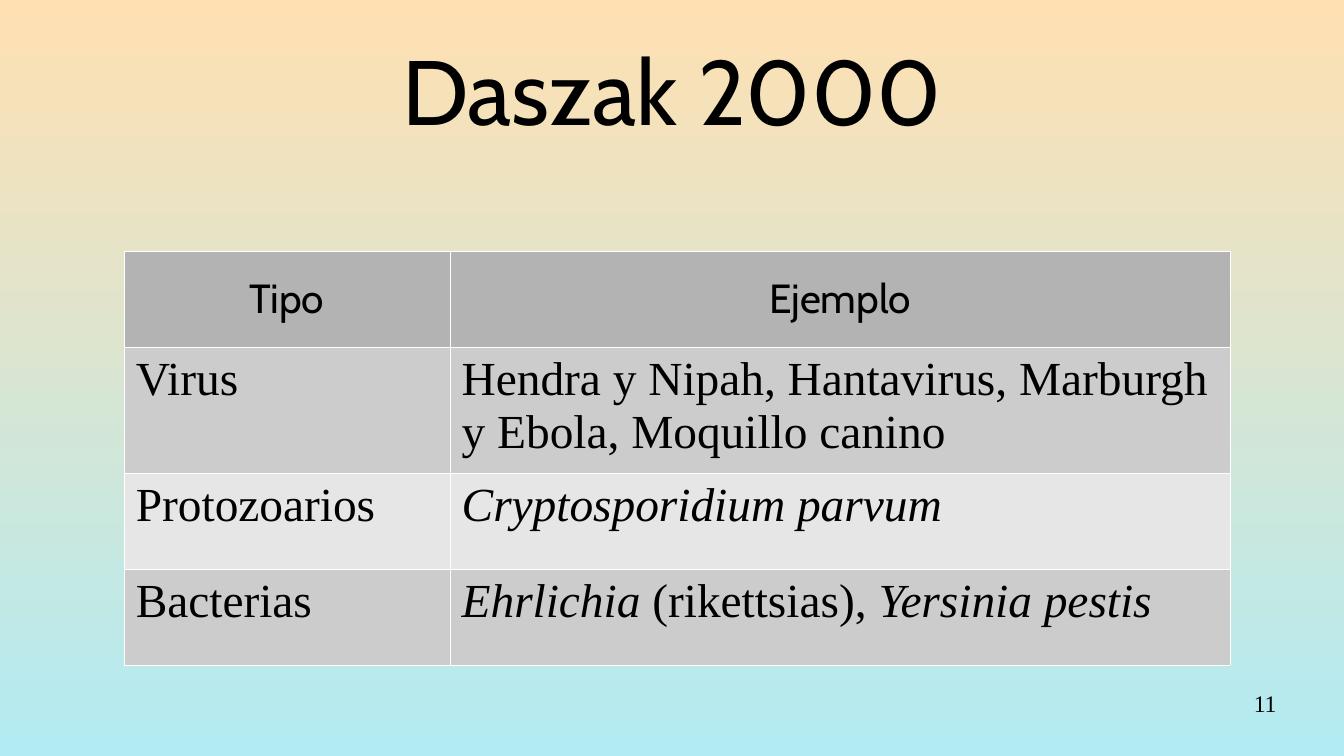
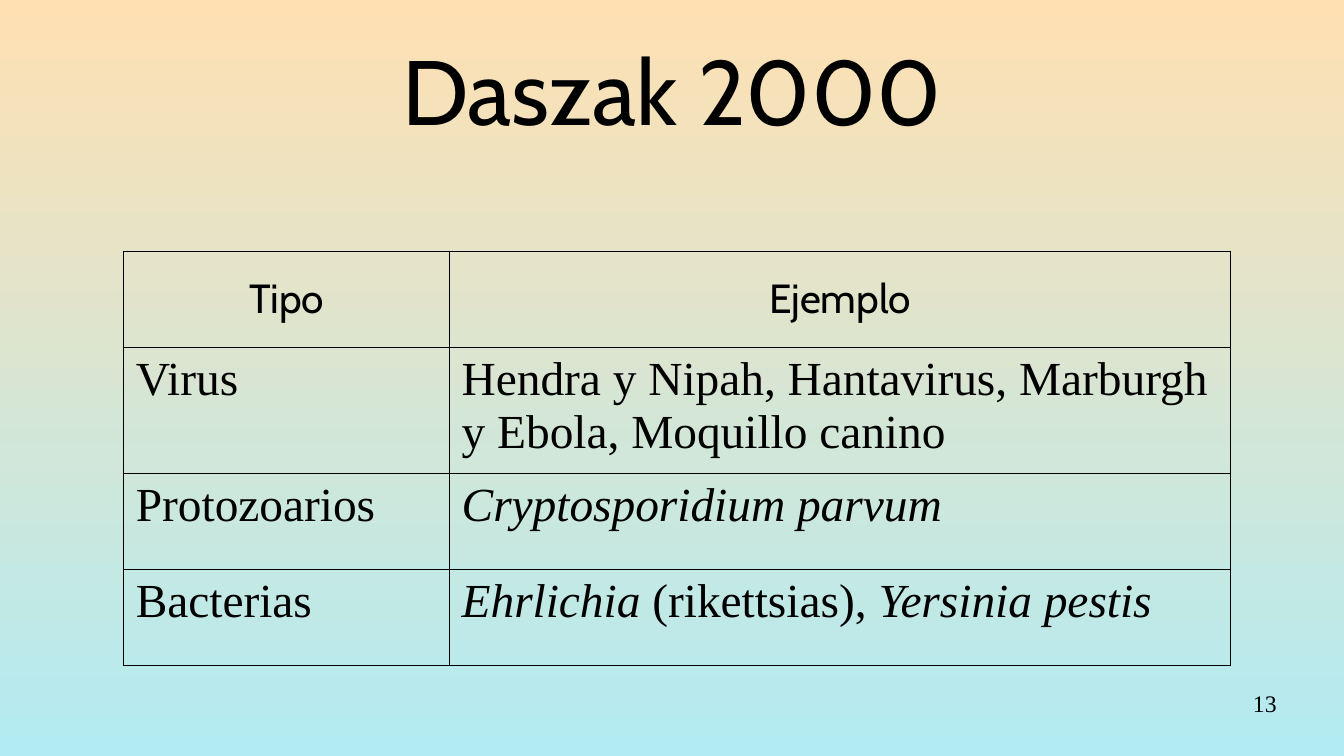
Before and after one commit to gerardommc/Medicina-Cons, a slide deck: slide 13 of Emergentes.odp (slide 11 before the commit). Drawn at 1344x756 pixels with LibreOffice and Linux fonts; fonts in the diff are those of the drawing. Boxes give left, top, right and bottom in pixels: in the first picture for what was removed or moved away, otherwise in the second. Text is boxed around its words. In the diff, an @@ line names an element or a change of style, - is before the commit and + after.

```diff
--- a/Emergentes.odp
+++ b/Emergentes.odp
@@ table at <box>124,251,1231,646</box> @@
@@ fill #B3B3B3 to none in row 1 @@
@@ fill #CCCCCC to none in 4 cells @@
@@ fill #E6E6E6 to none in row 3 @@
@@ borders changed @@
@@ page number at <box>1253,696,1277,713</box>: text changed @@
-11
+13
```
Also in this commit, not shown: 2 other slides changed, 2 slides added, 1 other file.
